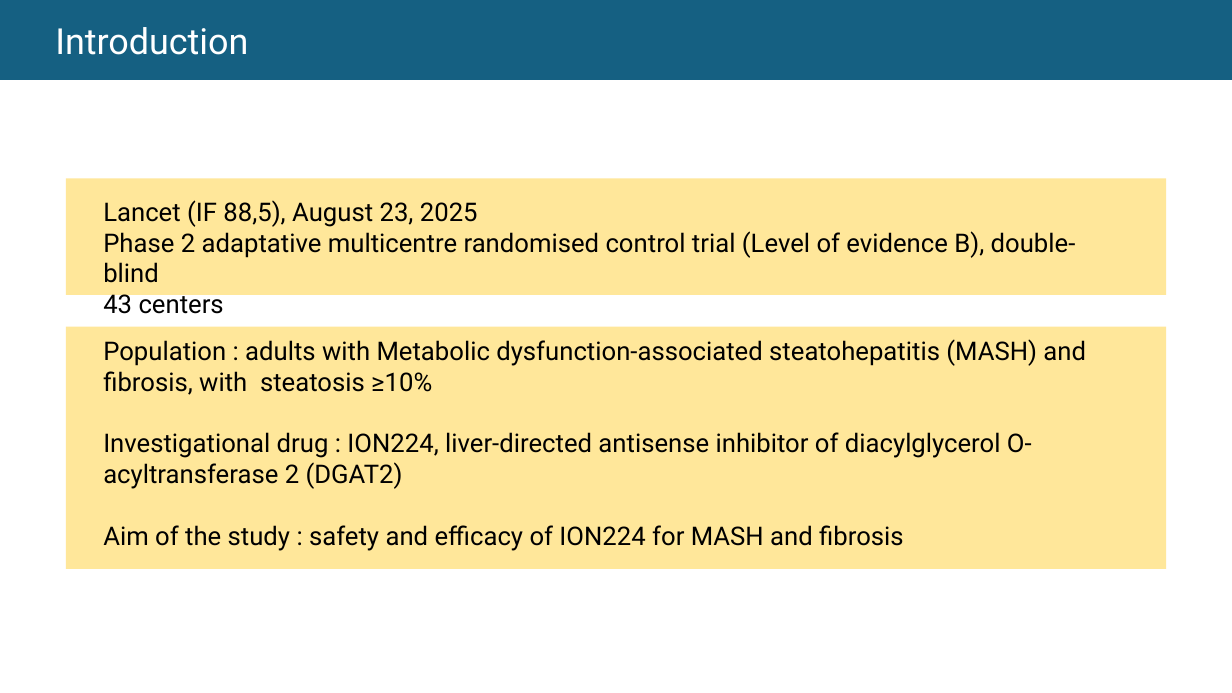
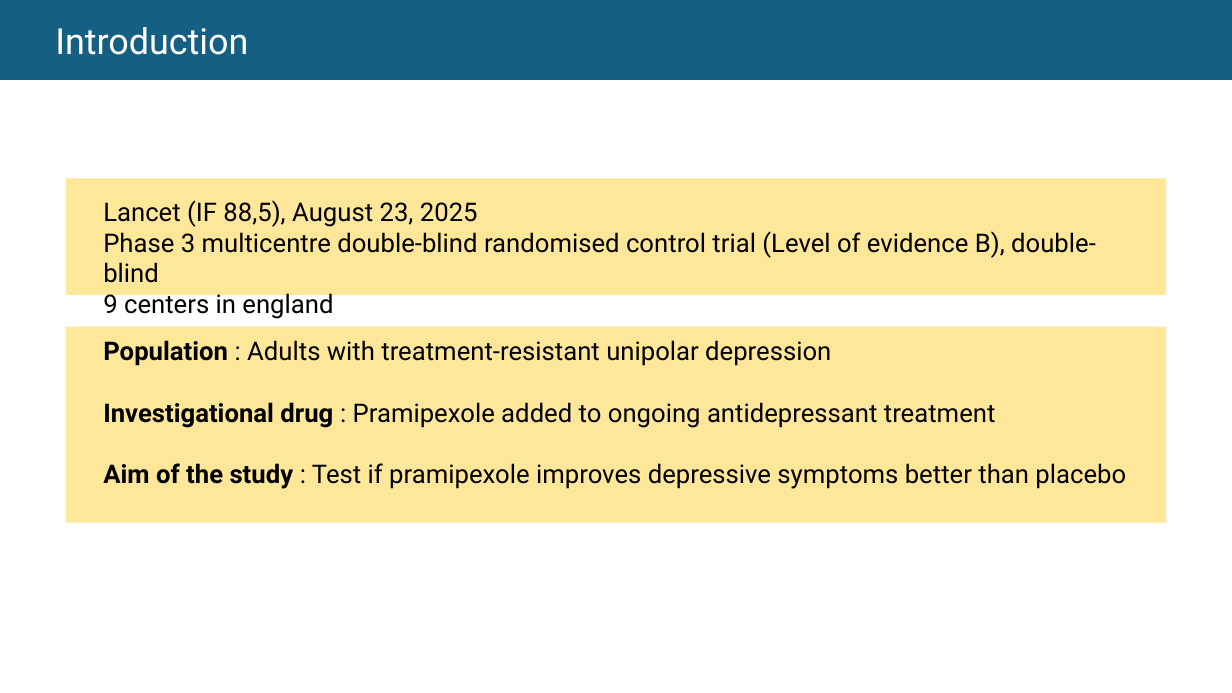
Before and after one commit to thomashusson29/M2biostatistiques, a slide deck: slide 2 of S1/devoirEO/Oral M2.pptx. Drawn at 1232x693 pixels with LibreOffice and Linux fonts; fonts in the diff are those of the drawing. Boxes give left, top, right and bottom in pixels: in the first picture for what was removed or moved away, otherwise in the second. Text is boxed around its words. In the diff, an @@ line names an element or a change of style, - is before the commit and + after.

```diff
--- a/S1/devoirEO/Oral M2.pptx
+++ b/S1/devoirEO/Oral M2.pptx
@@ text at (x1=103, y1=231, x2=1096, y2=319): text changed @@
-Phase 2 adaptative multicentre randomised control trial (Level of evidence B), double-blind
-43 centers
+Phase 3 multicentre double-blind randomised control trial (Level of evidence B), double-blind
+9 centers in england
@@ rectangle resized from (x1=66, y1=327, x2=1166, y2=569) to (x1=66, y1=327, x2=1166, y2=523) @@
@@ text at (x1=103, y1=340, x2=1126, y2=489): text changed @@
-Population : adults with Metabolic dysfunction-associated steatohepatitis (MASH) and fibrosis, with steatosis ≥10%
-Investigational drug : ION224, liver-directed antisense inhibitor of diacylglycerol O-acyltransferase 2 (DGAT2)
-Aim of the study : safety and efficacy of ION224 for MASH and fibrosis
+Population : Adults with treatment-resistant unipolar depression
+Investigational drug : Pramipexole added to ongoing antidepressant treatment
+Aim of the study : Test if pramipexole improves depressive symptoms better than placebo
```
Also in this commit, not shown: 2 other slides changed, 18 slides added, 7 slides removed, 31 other files.
